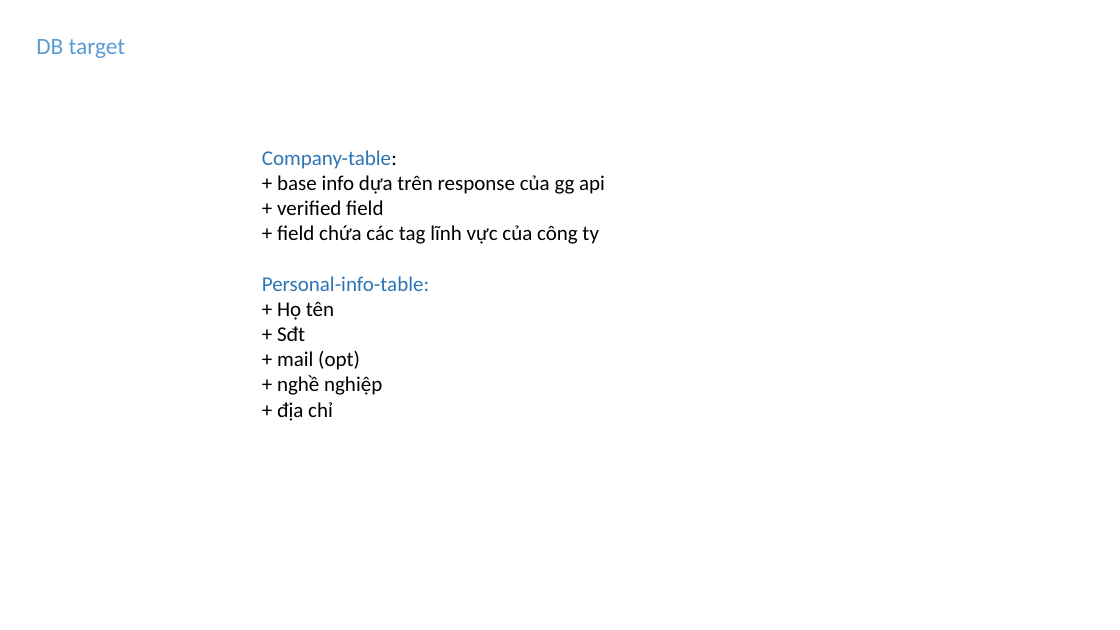
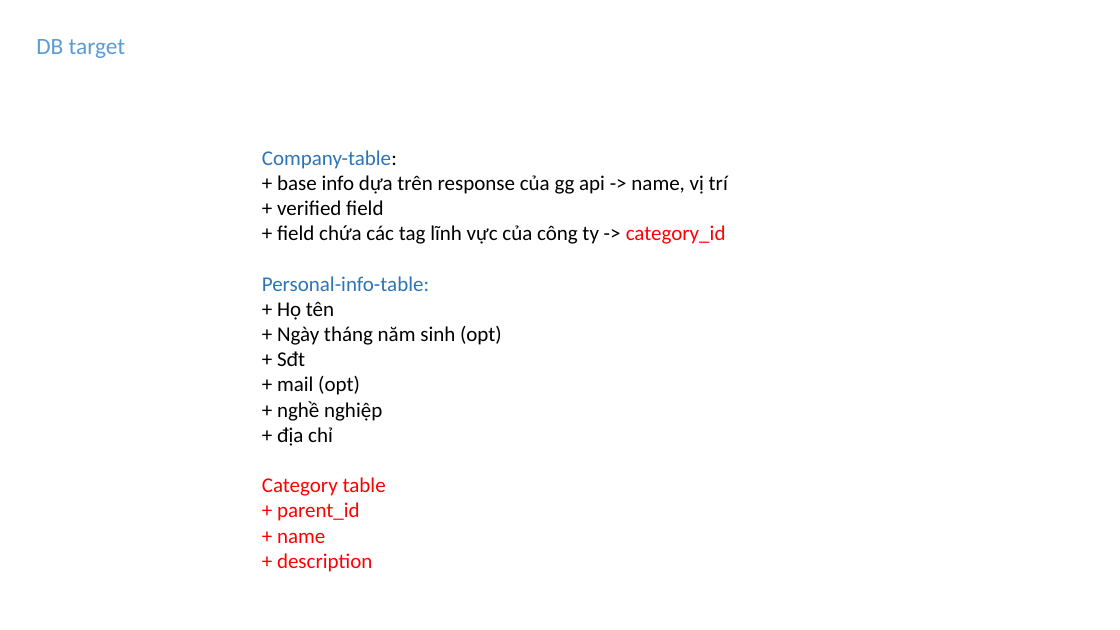
Before and after one commit to kimmanhcuong96/around-work-docs, a slide deck: slide 7 of Plain-plan.pptx (slide 5 before the commit). Drawn at 1120x630 pixels with LibreOffice and Linux fonts; fonts in the diff are those of the drawing. Boxes give left, top, right and bottom in pixels: in the first picture for what was removed or moved away, otherwise in the second. Text is boxed around its words. In the diff, an @@ line names an element or a change of style, - is before the commit and + after.

```diff
--- a/Plain-plan.pptx
+++ b/Plain-plan.pptx
@@ text at bbox=[277, 175, 728, 194]: text changed @@
-+ base info dựa trên response của gg api
++ base info dựa trên response của gg api -> name, vị trí
@@ text at bbox=[277, 225, 726, 244]: text changed @@
-+ field chứa các tag lĩnh vực của công ty
++ field chứa các tag lĩnh vực của công ty -> category_id
@@ text at bbox=[277, 326, 502, 345]: paragraph added @@
++ Ngày tháng năm sinh (opt)
@@ text at bbox=[262, 477, 386, 572]: paragraphs added @@
+Category table
++ parent_id
++ name
++ description
```
Also in this commit, not shown: 3 other slides changed, 2 slides added.
